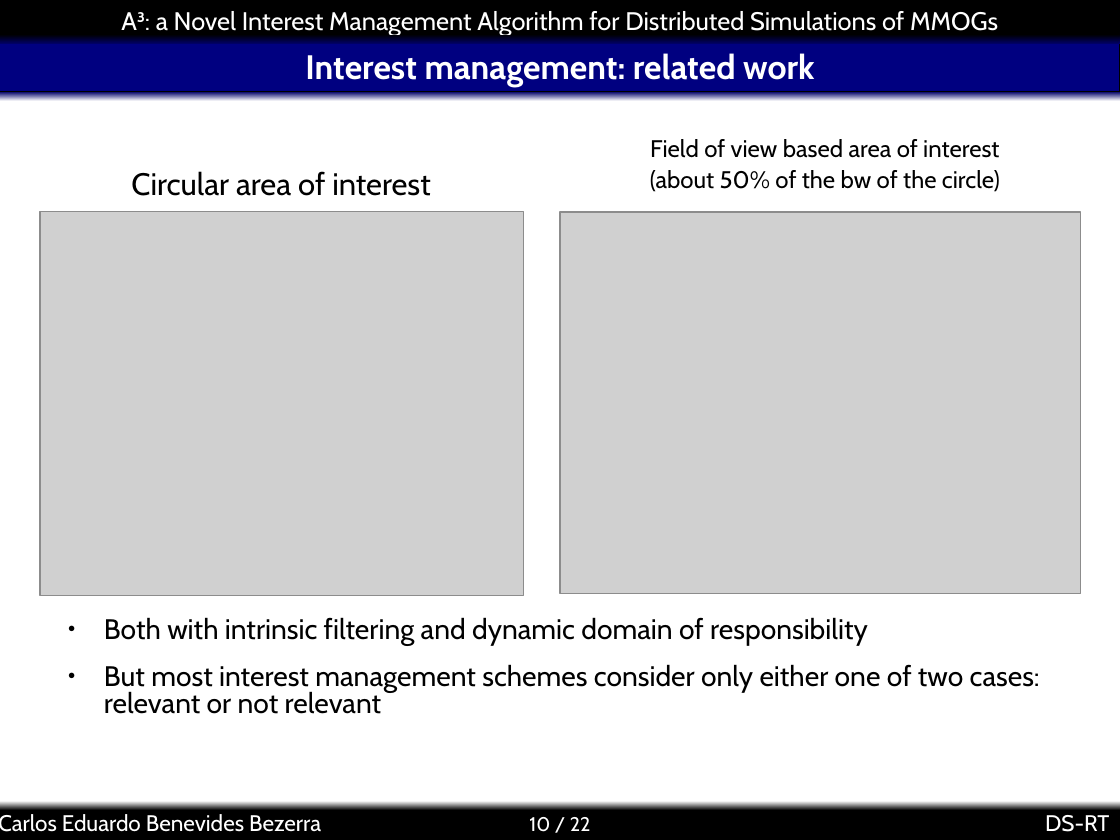
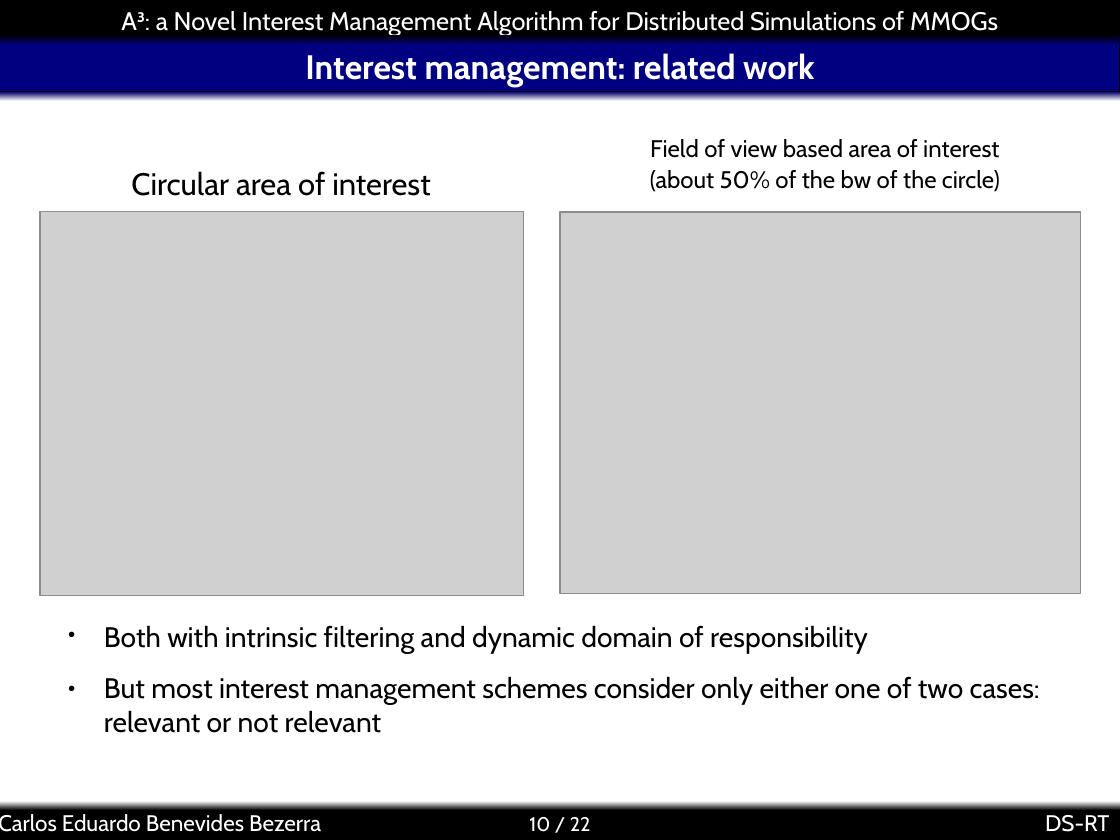
Before and after one commit to kdubezerra/kdubezerra, a slide deck: slide 10 of textos/dsrt/a3slides.ppt. Drawn at 1120x840 pixels with LibreOffice and Linux fonts; fonts in the diff are those of the drawing; grey boxes stand for pictures; background and template pictures are left out. Boxes give left, top, right and bottom in pixels: in the first picture for what was removed or moved away, otherwise in the second. Text is boxed around its words. In the diff, an @@ line names an element or a change of style, - is before the commit and + after.

```diff
--- a/textos/dsrt/a3slides.ppt
+++ b/textos/dsrt/a3slides.ppt
@@ text "Both with intrinsic filtering and ...": place and size @@
-text "Both with intrinsic filtering and ..." at bbox=[104, 617, 1040, 714]
+text "Both with intrinsic filtering and ..." at bbox=[104, 625, 1040, 733]
@@ text "Both with intrinsic filtering and ..." at bbox=[104, 625, 1040, 733]: line spacing 0.8 to 0.5; line spacing 0.8 to 1 @@
```
Also in this commit, not shown: 7 other slides changed, 1 slide added, 1 slide removed.
